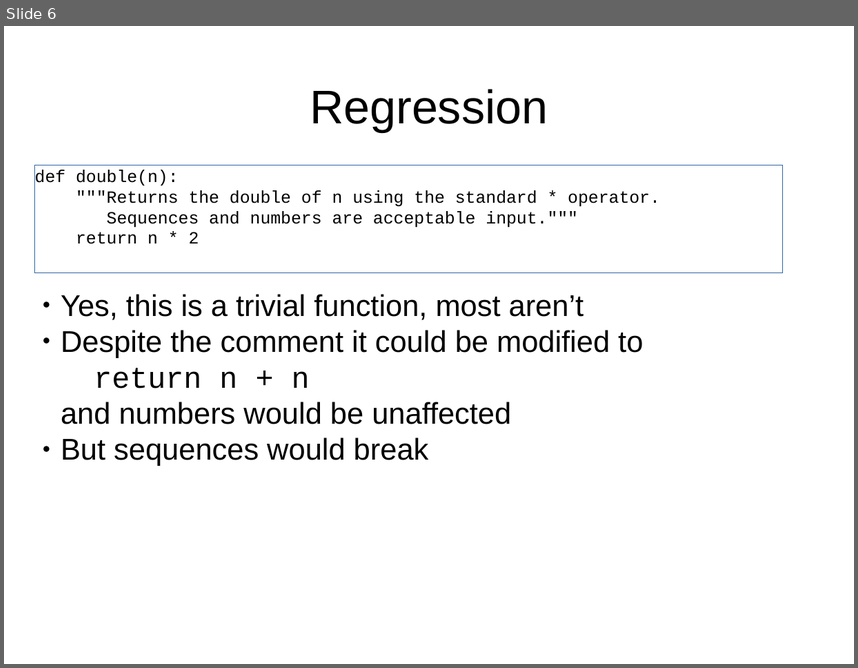
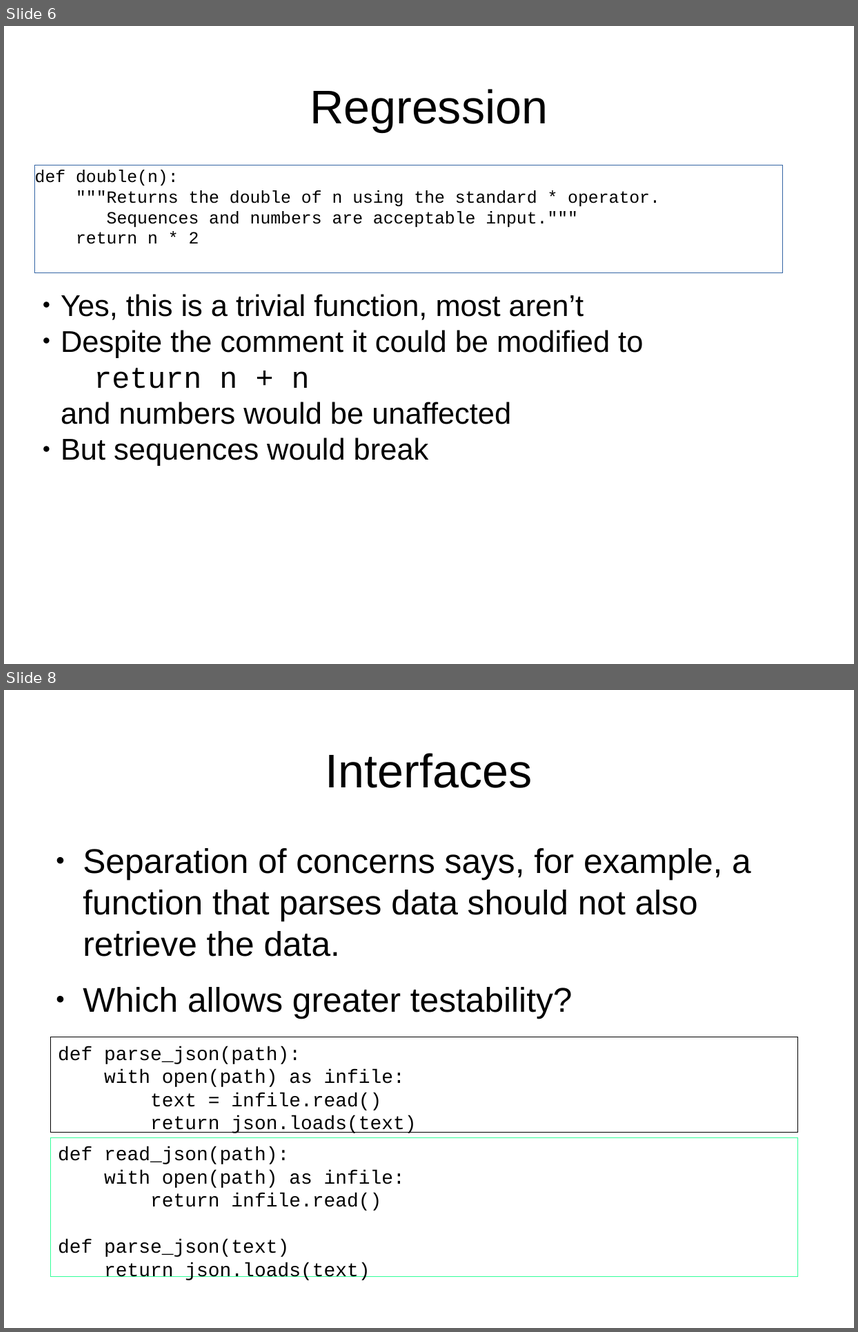
Before and after one commit to mwartell/unittest, a slide deck: unit-testing.odp. Shown one above the other, each under a label of ours: slide 6 before the commit, slides 6 and 8 after it; the slides between them are not shown. The pictures are 858x668 and 858x1332 pixels, drawn with LibreOffice and Linux fonts; fonts in the diff are those of the drawing. Boxes give left, top, right and bottom in pixels: in the first picture for what was removed or moved away, otherwise in the second. Text is boxed around its words. In the diff, an @@ line names an element or a change of style, - is before the commit and + after.

```diff
--- a/unit-testing.odp
+++ b/unit-testing.odp
@@ slide 8 added at (x1=4, y1=690, x2=854, y2=1328), background #FFFFFF @@
@@ title added at (x1=326, y1=753, x2=533, y2=788), 44 pt, text #000000 @@
+Interfaces
@@ text added at (x1=83, y1=848, x2=751, y2=1018), 32 pt, text #000000 @@
+● Separation of concerns says, for example, a function that parses data should not also retrieve the data.
+● Which allows greater testability?
@@ rectangle added at (x1=50, y1=1037, x2=799, y2=1132), outline #000000 0 pt, 18 pt, text #000000 @@
+def parse_json(path):
+with open(path) as infile:
+text = infile.read()
+return json.loads(text)
@@ rectangle added at (x1=50, y1=1137, x2=799, y2=1276), outline #33FF99 0 pt, 18 pt, text #000000 @@
+def read_json(path):
+with open(path) as infile:
+return infile.read()
+def parse_json(text)
+return json.loads(text)
```
Also in this commit, not shown: 2 slides changed, 1 other slide added, 1 other file.
